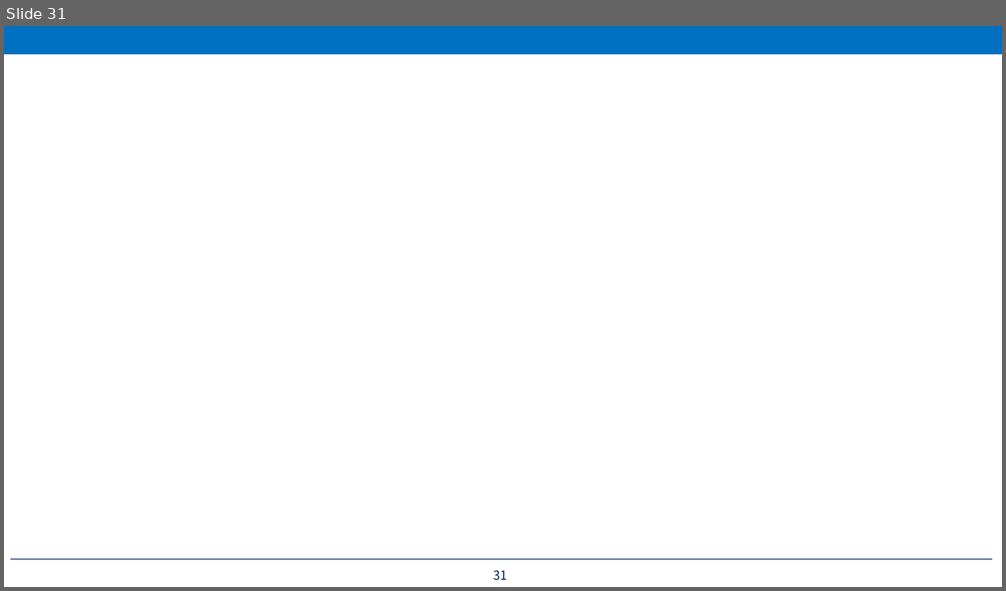
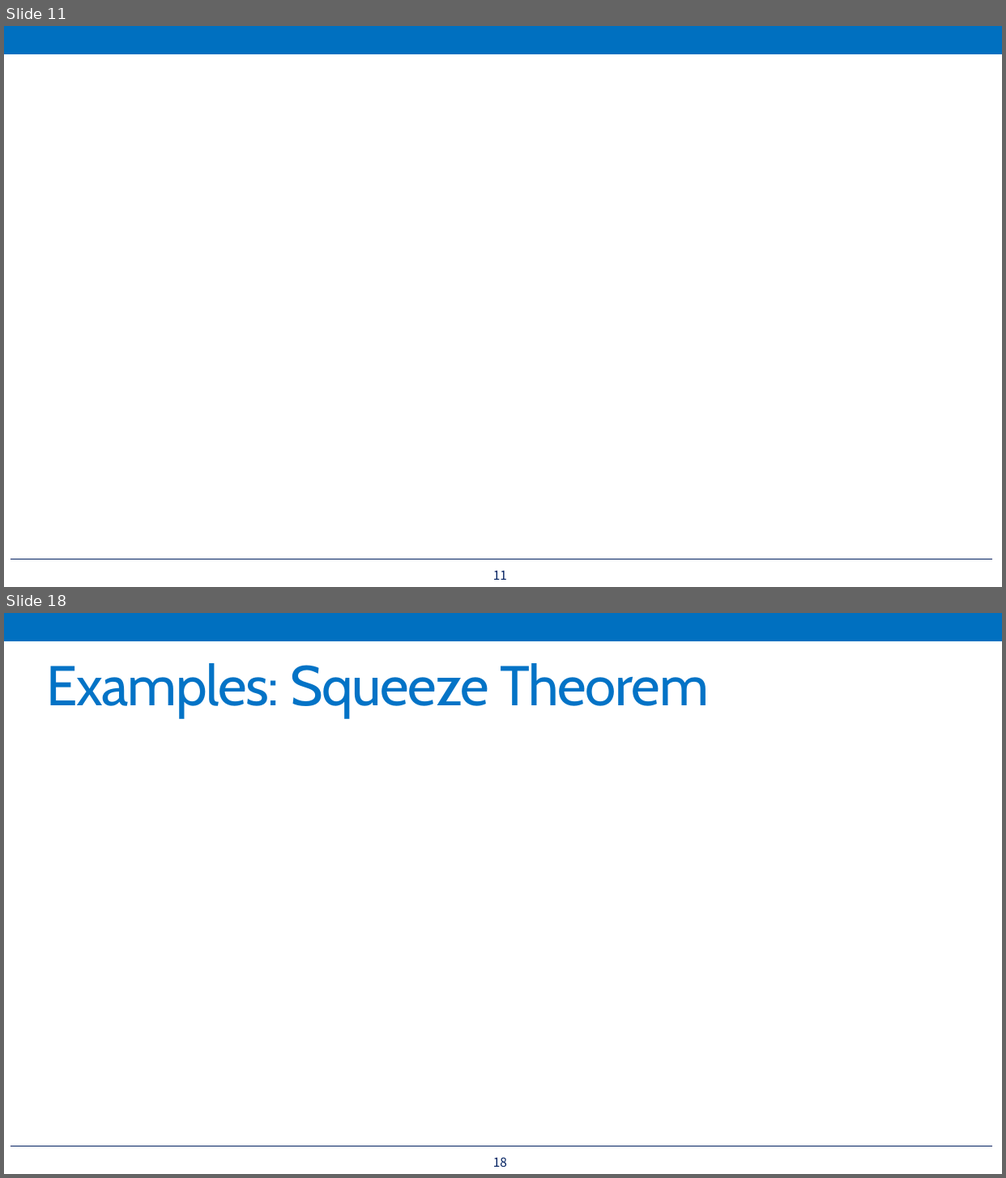
Before and after one commit to wlstjdpark/MLStudy, a slide deck: Artificial Intelligence and Machine Learning - 1st Study.pptx. Shown one above the other, each under a label of ours: slide 31 before the commit, slides 11 and 18 after it; the slides between them are not shown. The pictures are 1006x591 and 1006x1178 pixels, drawn with LibreOffice and Linux fonts; fonts in the diff are those of the drawing; grey boxes stand for pictures. Boxes give left, top, right and bottom in pixels: in the first picture for what was removed or moved away, otherwise in the second. Text is boxed around its words. In the diff, an @@ line names an element or a change of style, - is before the commit and + after.

```diff
--- a/Artificial Intelligence and Machine Learning - 1st Study.pptx
+++ b/Artificial Intelligence and Machine Learning - 1st Study.pptx
@@ slide 18 added at bbox=[4, 613, 1002, 1174], background #FFFFFF; not listed: 2 template elements that a slide beside it also shows @@
@@ title added at bbox=[46, 663, 709, 718], 54 pt, text #0072C6 @@
+Examples: Squeeze Theorem
@@ page number added at bbox=[493, 1157, 507, 1167], 12 pt, text #002060 @@
+18
@@ what was slide 31 is now slide 11 @@
@@ page number at bbox=[493, 570, 507, 580]: text changed @@
-31
+11
```
Also in this commit, not shown: 2 slides changed, 12 other slides added.
